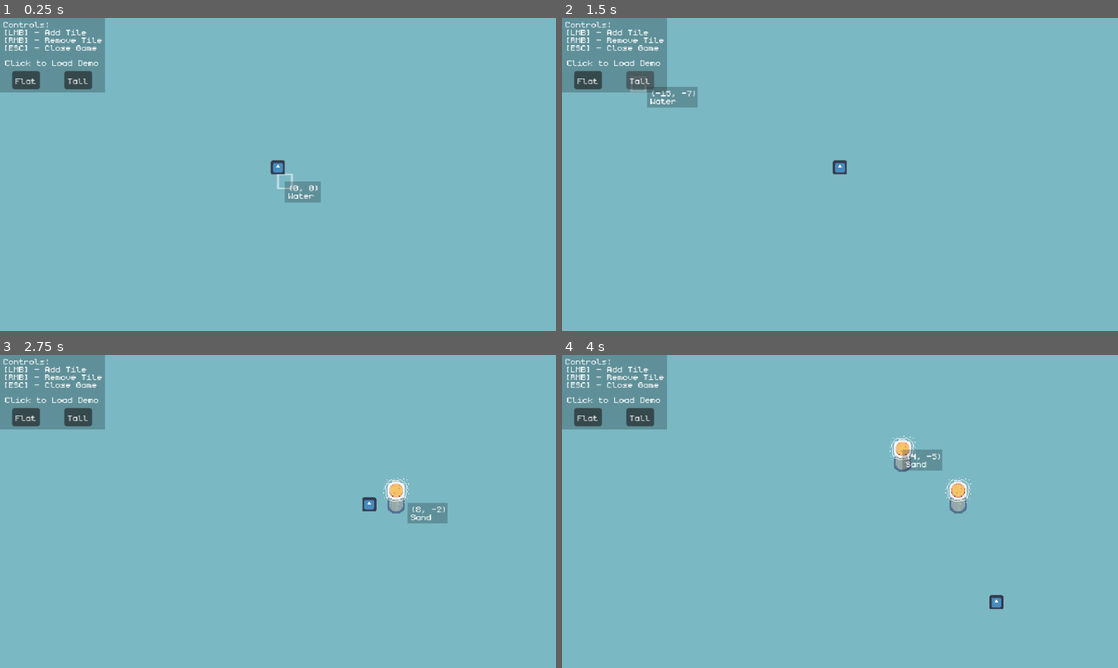
Above: before the commit, frames 1-4 (two rows, left to right).
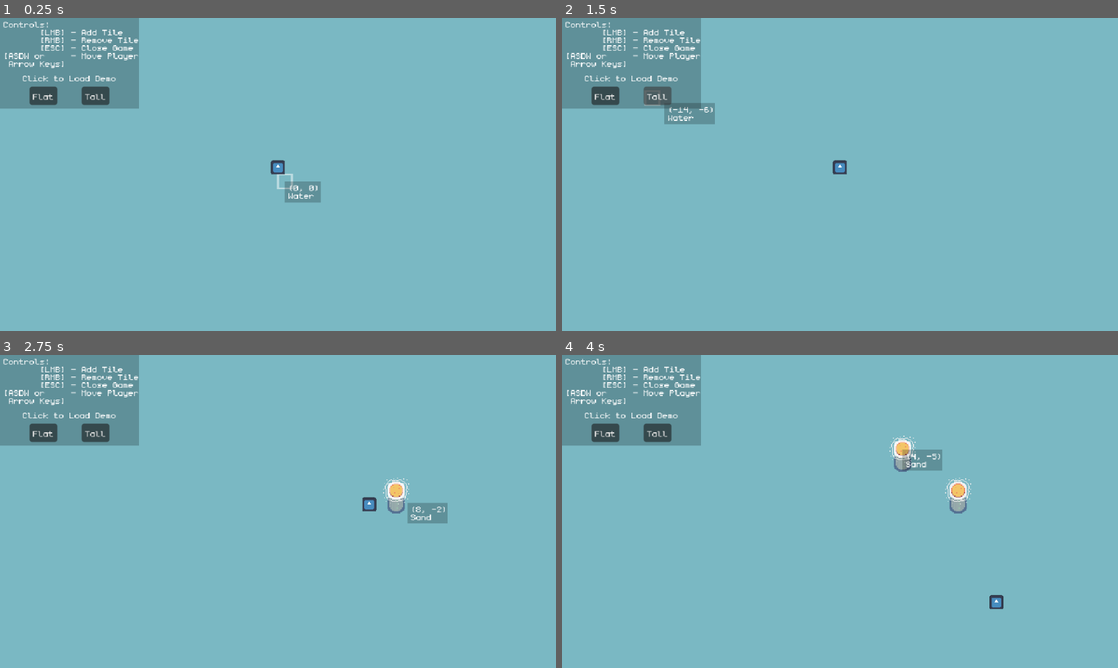
Above: after the commit, the same moments.

Repository: Xerako/DualGrid-Bitwise-Multi-TileMapLayer
Game: Godot game, scene res://objects/game/game.tscn
Two runs of this game, one before a commit and one after it. Both use one fixed random seed, a clock stepped at 60 frames per second and the inputs below. The engine's default icon, where the game draws it, is replaced by a stand-in: a white triangle on a blue panel in a dark square.
Inputs (mouse positions are in pixels of both pictures, inside the frame that each line leads up to):
- Up to frame 1 (0.25 s): no input
- Up to frame 2 (1.5 s): click "Flat" at 0.5 s; click "Tall" at 1.25 s
- Up to frame 3 (2.75 s): tap Enter at 2 s; move the mouse to (400, 495) at 2.02 s; press the mouse at (400, 495) at 2.03 s; hold Right (right) from 2.03 s (still down)
- Up to frame 4 (4 s): tap Enter at 2.75, 3.5 s; move the mouse to (728, 527) at 2.77 s; release Right (right) at 2.78 s; release the mouse at (728, 527) at 2.78 s; hold Down (down) 2.78-3.53 s; right-click (728, 527) at 2.85 s; move the mouse to (895, 442) at 3.52 s; press the mouse at (895, 442) at 3.53 s; hold Right (right) from 3.53 s (still down)

The runs differ from the first frame. In frame 1, 4.2% of the frame differs, in the area x 0-25%, y 0-29%; in frame 2, 4.4%, in the area x 0-28%, y 0-34%; in frame 3, 4.2%; in frame 4, 4.2%.

Commit message:
Packaged new demo build. Fixed broken readme asset paths.

Diff:
--- a/objects/game/game.tscn
+++ b/objects/game/game.tscn
@@ -73,9 +73,11 @@
 layout_mode = 2
 theme_override_constants/line_spacing = -4
 text = "Controls:
-[LMB] - Add Tile
-[RMB] - Remove Tile
-[ESC] - Close Game"
+       [LMB] - Add Tile
+       [RMB] - Remove Tile
+       [ESC] - Close Game
+[ASDW or     - Move Player
+ Arrow Keys]"
 
 [node name="Label" type="Label" parent="Controls/MarginContainer/VBoxContainer" unique_id=2052054882]
 layout_mode = 2
Not shown, changed: README.md
Not shown, added: builds/dualgrid-bitwise-multi-tilemaplayer-v2.zip
